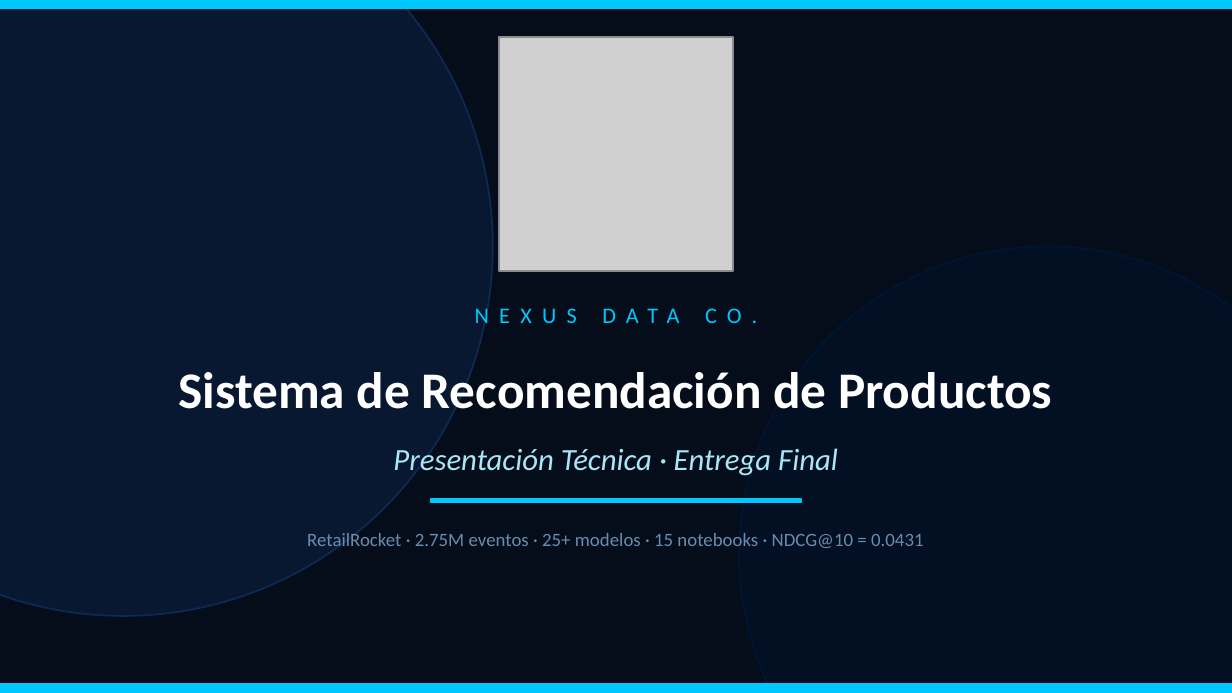
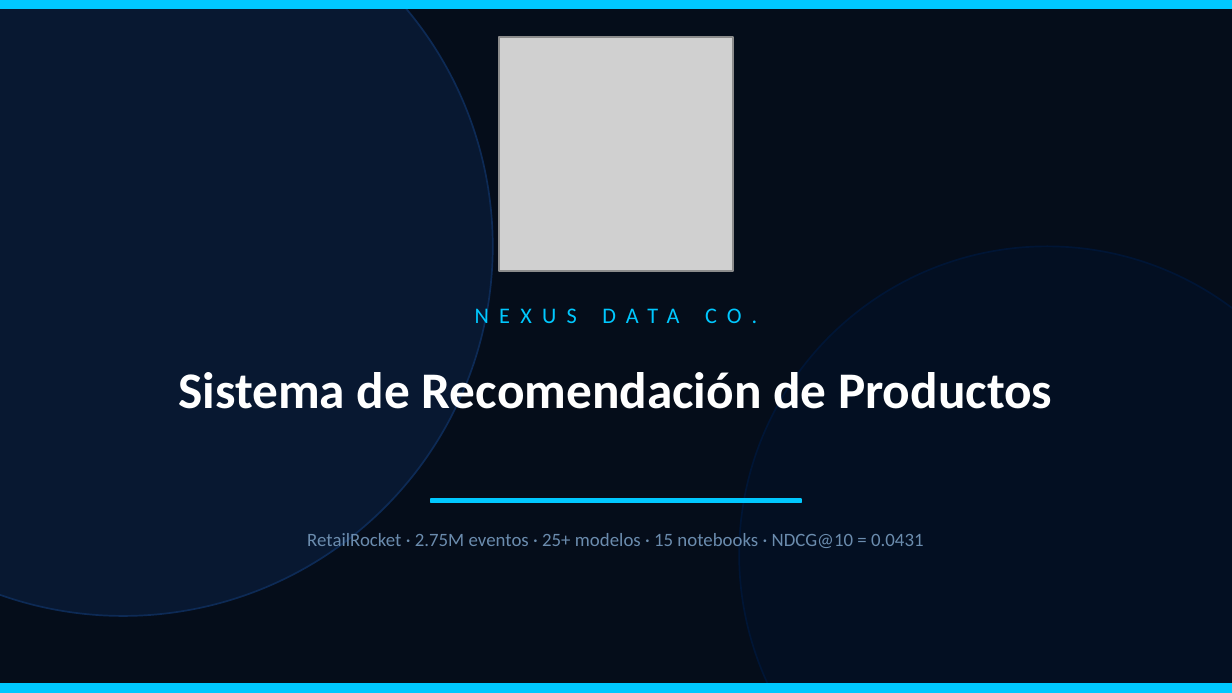
Before and after one commit to JacquetAlexis23/Nexus-RecSys, a slide deck: slide 1 of presentacion/nexus_tecnico_v2.pptx. Drawn at 1232x693 pixels with LibreOffice and Linux fonts; fonts in the diff are those of the drawing; grey boxes stand for pictures. Boxes give left, top, right and bottom in pixels: in the first picture for what was removed or moved away, otherwise in the second. Text is boxed around its words. In the diff, an @@ line names an element or a change of style, - is before the commit and + after.

Commit message:
Actualizo presentación técnica

```diff
--- a/presentacion/nexus_tecnico_v2.pptx
+++ b/presentacion/nexus_tecnico_v2.pptx
@@ text removed at [393, 444, 838, 478] @@
-Presentación Técnica · Entrega Final
```
Also in this commit, not shown: 5 other slides changed.
